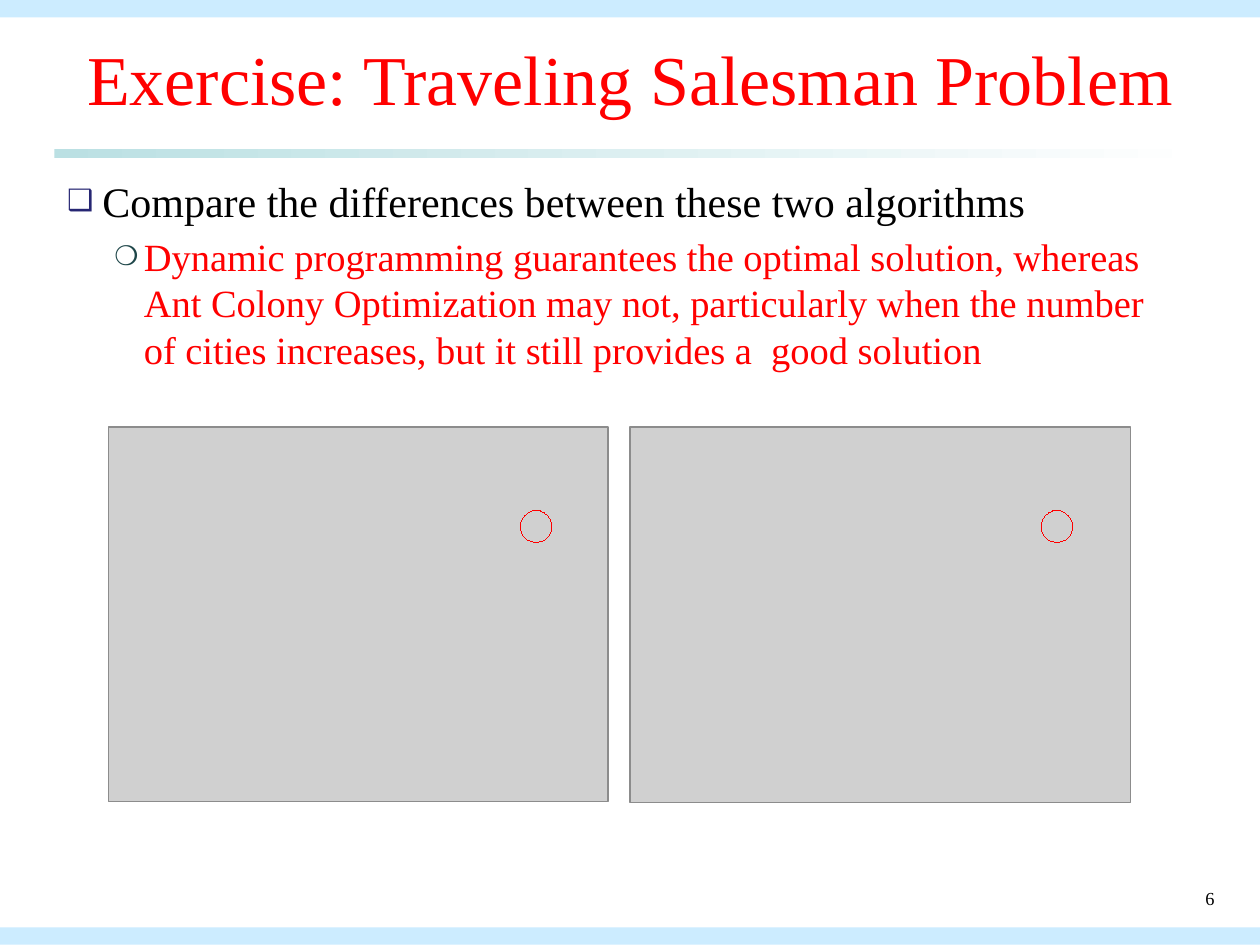
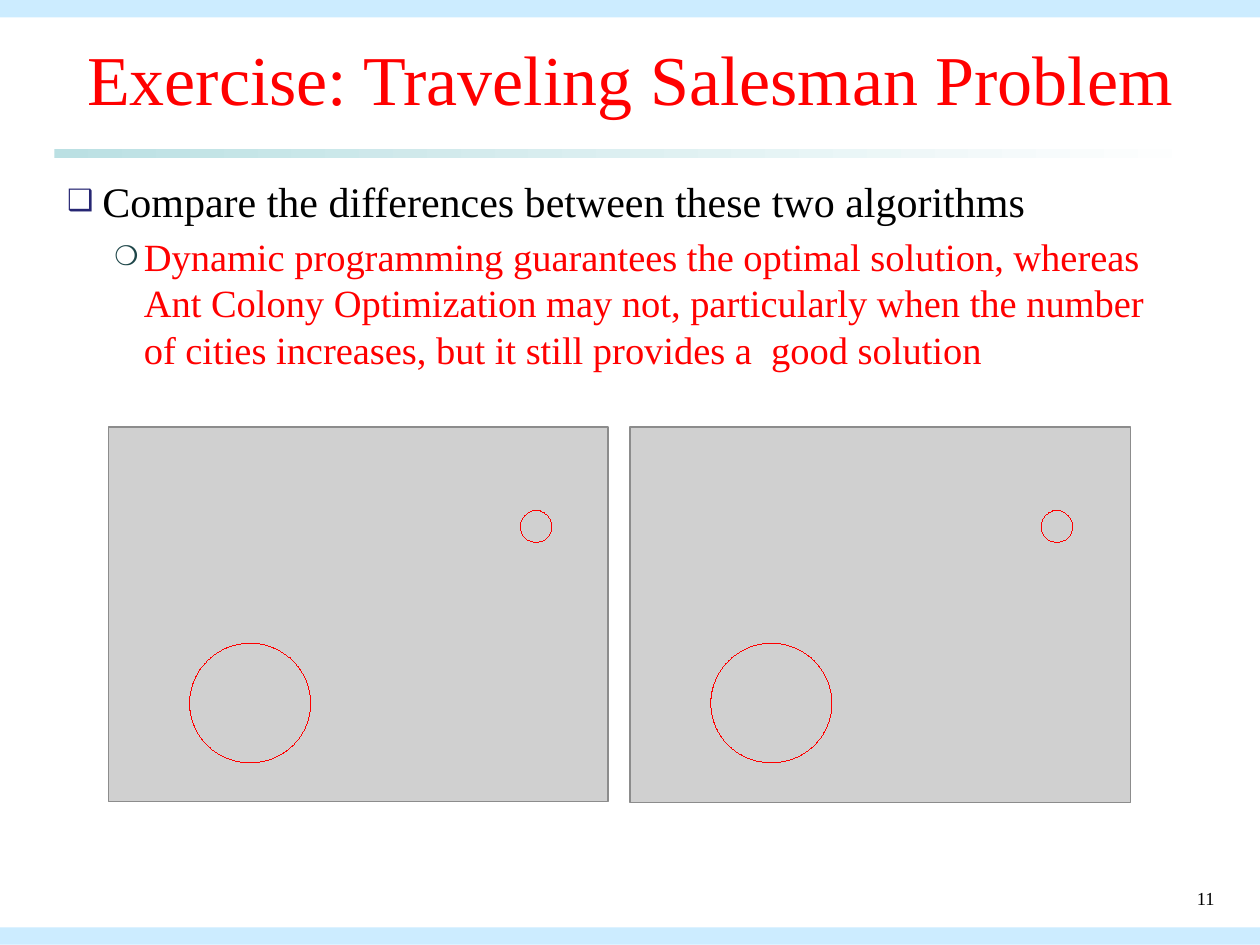
Before and after one commit to qwe8496516/AI_course, a slide deck: slide 11 of AI_presentation/aco_presentation_solution.pptx (slide 6 before the commit). Drawn at 1260x945 pixels with LibreOffice and Linux fonts; fonts in the diff are those of the drawing; grey boxes stand for pictures. Boxes give left, top, right and bottom in pixels: in the first picture for what was removed or moved away, otherwise in the second. Text is boxed around its words. In the diff, an @@ line names an element or a change of style, - is before the commit and + after.

```diff
--- a/AI_presentation/aco_presentation_solution.pptx
+++ b/AI_presentation/aco_presentation_solution.pptx
@@ ellipse added at [189, 643, 310, 762], outline #FF0000 0.75 pt @@
@@ ellipse added at [711, 643, 832, 762], outline #FF0000 0.75 pt @@
@@ page number at [1197, 893, 1215, 905]: text changed @@
-6
+11
```
Also in this commit, not shown: 5 slides added, 2 other files.
